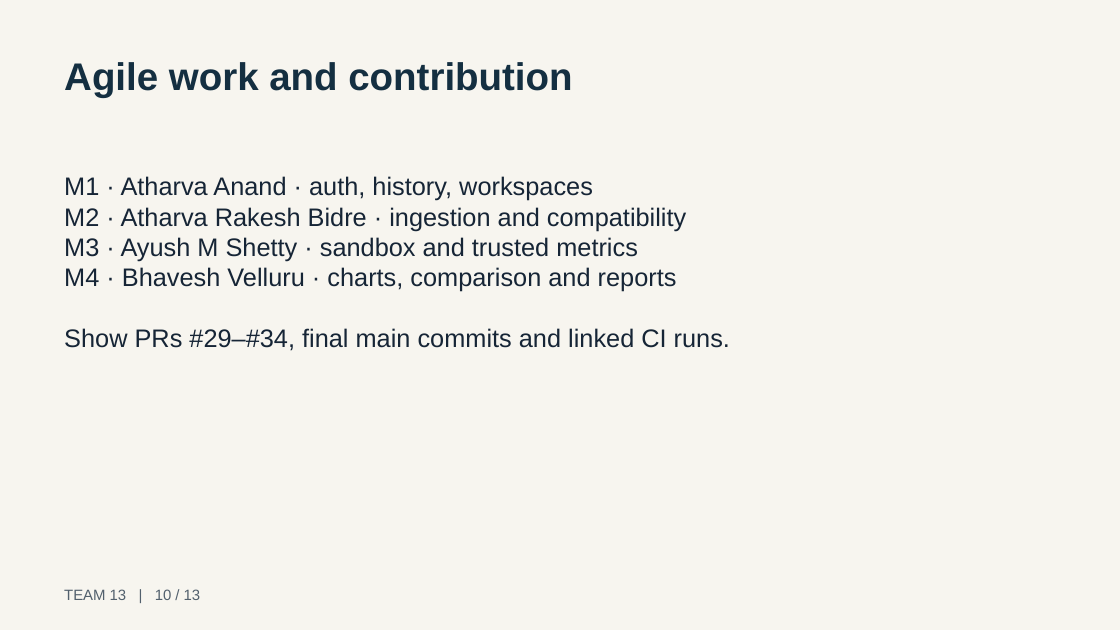
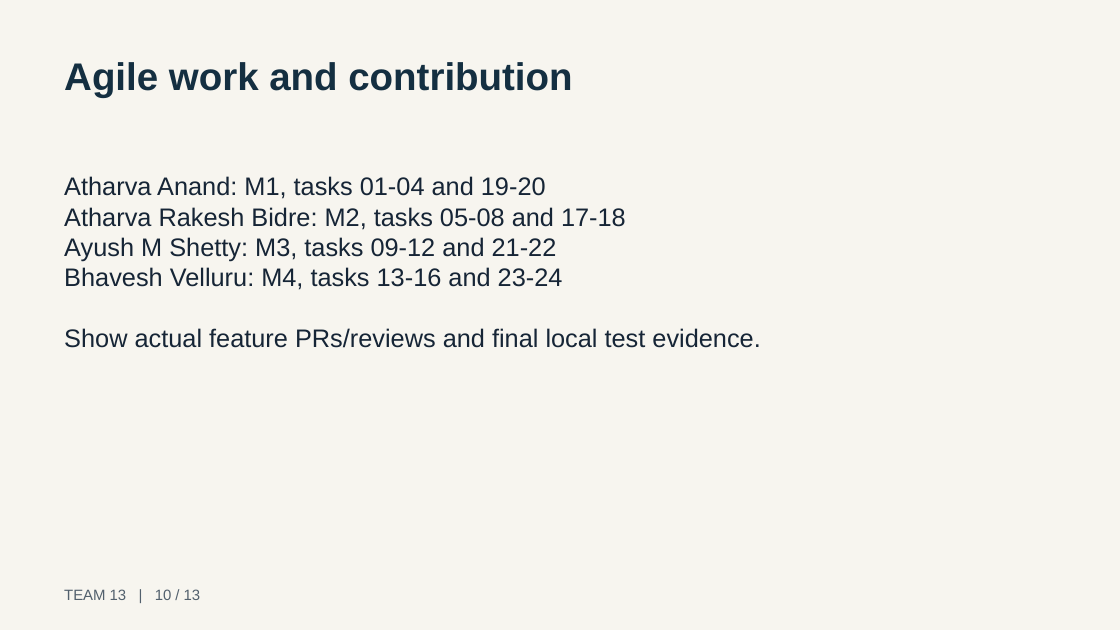
Before and after one commit to bhaveshv24/Web-Based-ML-Model-Evaluator, a slide deck: slide 10 of docs/Team13_FinalPresentation.pptx. Drawn at 1120x630 pixels with LibreOffice and Linux fonts; fonts in the diff are those of the drawing. Boxes give left, top, right and bottom in pixels: in the first picture for what was removed or moved away, otherwise in the second. Text is boxed around its words. In the diff, an @@ line names an element or a change of style, - is before the commit and + after.

Commit message:
Align final ownership and reports and document project startup

```diff
--- a/docs/Team13_FinalPresentation.pptx
+++ b/docs/Team13_FinalPresentation.pptx
@@ text at [64,176,760,348]: text changed @@
-M1 · Atharva Anand · auth, history, workspaces
-M2 · Atharva Rakesh Bidre · ingestion and compatibility
-M3 · Ayush M Shetty · sandbox and trusted metrics
-M4 · Bhavesh Velluru · charts, comparison and reports
-Show PRs #29–#34, final main commits and linked CI runs.
+Atharva Anand: M1, tasks 01-04 and 19-20
+Atharva Rakesh Bidre: M2, tasks 05-08 and 17-18
+Ayush M Shetty: M3, tasks 09-12 and 21-22
+Bhavesh Velluru: M4, tasks 13-16 and 23-24
+Show actual feature PRs/reviews and final local test evidence.
```
Also in this commit, not shown: 38 other files.
